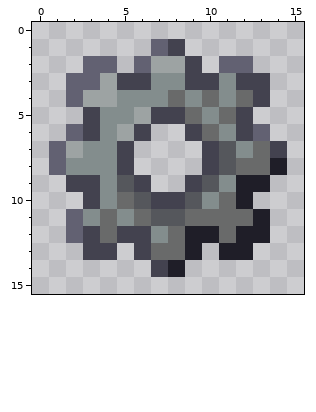
Two versions of one pixel-art file, src/icons.aseprite. Above is the file before it was changed.
16x16 pixels, 1 frame. Colours within 5 levels of each other are drawn and written as one.
The result:
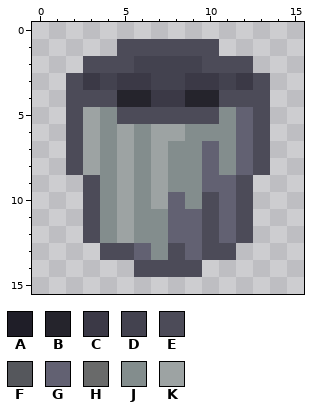
Palette (. is transparent): A #1f1e28  B #25242c  C #3b3946  D #43424f  E #4c4b58  F #55575c  G #626172  H #696a6a  J #838d8d  K #9da3a3
Diff:
layer "cog" now hidden
layer "trash" added
@@ x 0..15 @@
  0 ................
- 1 .......GD.......
- 2 ...GG.GKKD.GG...
- 3 ..GGKDDJJDDJDD..
- 4 ..GKKJJJHJHJHD..
- 5 ...DJJKDDHJHD...
- 6 ..GDJKD..DHJDG..
- 7 .GKJJD....DFJHD.
- 8 .GJJJD....DFHHA.
- 9 ..DDJFD..DFJAA..
-10 ...DJHFDDFJHA...
-11 ..GJHJHFFHHHHA..
-12 ..GDHDDJHAAHAA..
-13 ...DD.DHHA.AA...
-14 .......DA.......
+ 1 .....EEEEEE.....
+ 2 ...EEEDDDDEEE...
+ 3 ..ECDCCDDCCDCE..
+ 4 ..EEEBBCCBBEEE..
+ 5 ..EKJEEEEEEJGE..
+ 6 ..EKJKJKKJJJGE..
+ 7 ..EKJKJKJJGJGE..
+ 8 ..EKJKJKJJGJGE..
+ 9 ...EJKJKJJGGE...
+10 ...EJKJKGJEGE...
+11 ...EJKJJGGEGE...
+12 ...EJKJJGGEGE...
+13 ....EEGJEGEE....
+14 ......EEEE......
 15 ................
